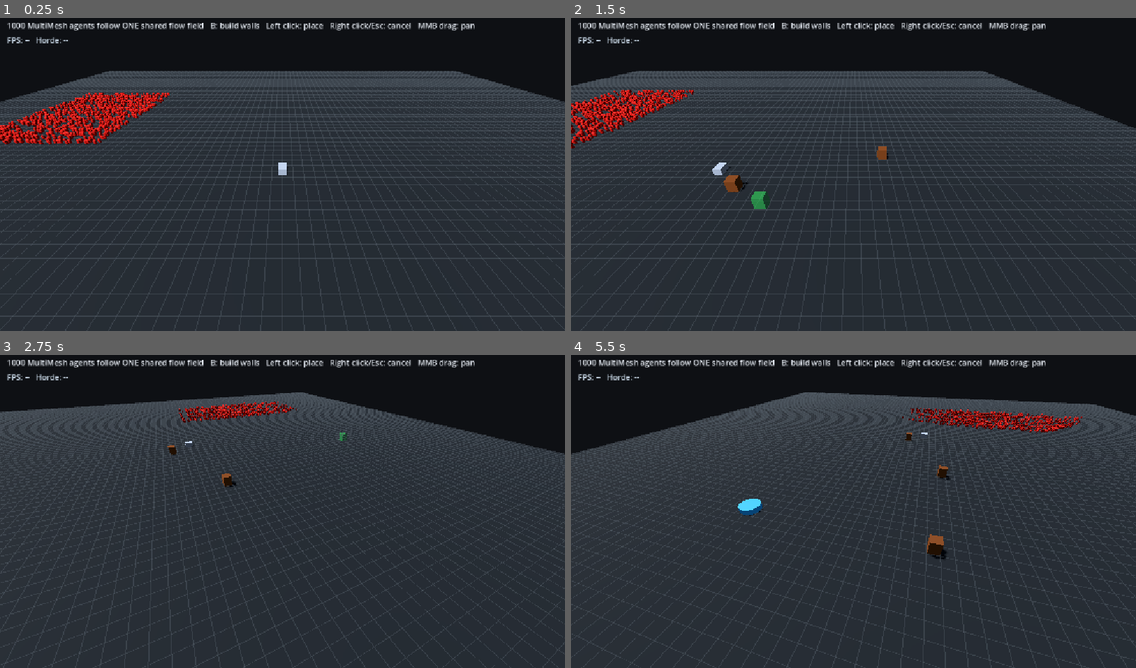
Above: before the commit, frames 1-4 (two rows, left to right).
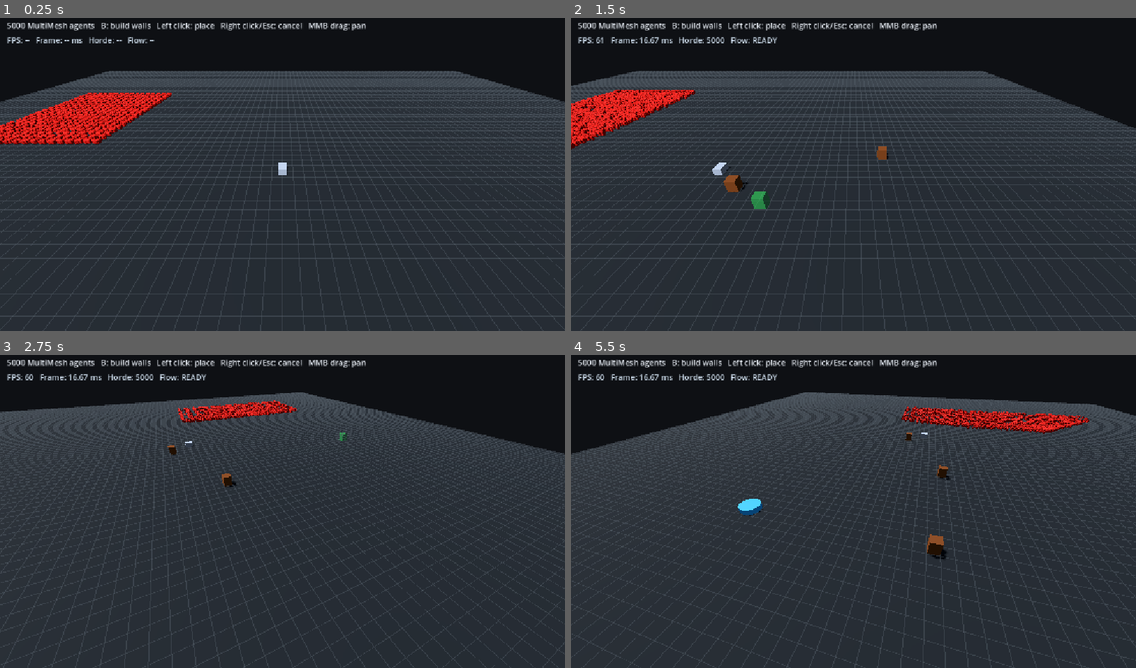
Above: after the commit, the same moments.

Repository: CaptainTiki/HordeLab
Game: Godot game, scene res://scenes/main.tscn
Same seed, same stepped clock (60 frames per second), same inputs: the game is played once before the commit and once after it.
Inputs (mouse positions are in pixels of both pictures, inside the frame that each line leads up to):
- Up to frame 1 (0.25 s): no input
- Up to frame 2 (1.5 s): tap Enter at 0.5 s; move the mouse to (977, 155) at 0.52 s; hold D 0.53-1.25 s; tap B at 0.6 s; click (977, 155) at 0.67 s; drag from (740, 187) to (825, 237) at 1.27 s
- Up to frame 3 (2.75 s): move the mouse to (339, 439) at 2.02 s; hold D from 2.03 s (still down); hold Q from 2.03 s (still down)
- Up to frame 4 (5.5 s): release D at 2.75 s; release Q at 2.75 s; drag from (825, 574) to (684, 461) at 2.77 s; move the mouse to (1023, 558) at 3.52 s; hold A 3.53-4.25 s; tap B at 3.6 s; drag from (684, 461) to (768, 430) at 4.27 s; move the mouse to (881, 508) at 5.02 s; hold S from 5.03 s (still down); hold Q from 5.03 s (still down); click (881, 508) at 5.17 s

The runs differ from the first frame. In frame 1, 3.0% of the frame differs, in the area x 0-84%, y 1-41%; in frame 2, 2.8%; in frame 3, 1.9%; in frame 4, 2.6%.
Error before the commit: Invalid access to property or key 'rebuild_in_progress' on a base object of type 'Nil'. (res://scripts/debug_hud.gd:25)

Commit message:
Scale horde benchmark to 5000 agents

Diff:
--- a/scenes/main.tscn
+++ b/scenes/main.tscn
@@ -108,7 +108,7 @@
 script = ExtResource("7_horde")
 grid_path = NodePath("../BattlefieldGrid")
 flow_field_path = NodePath("../FlowField")
-agent_count = 1000
+agent_count = 5000
 
 [node name="RTSCamera" type="Node3D" parent="."]
 script = ExtResource("1_camera")
@@ -139,19 +139,20 @@
 [node name="Instructions" type="Label" parent="HUD"]
 offset_left = 14.0
 offset_top = 12.0
-offset_right = 900.0
+offset_right = 1000.0
 offset_bottom = 52.0
 theme_override_colors/font_color = Color(0.9, 0.92, 0.95, 1)
 theme_override_font_sizes/font_size = 16
-text = "1000 MultiMesh agents follow ONE shared flow field   B: build walls   Left click: place   Right click/Esc: cancel   MMB drag: pan"
+text = "5000 MultiMesh agents   B: build walls   Left click: place   Right click/Esc: cancel   MMB drag: pan"
 
 [node name="DebugStats" type="Label" parent="HUD"]
 offset_left = 14.0
 offset_top = 42.0
-offset_right = 340.0
+offset_right = 620.0
 offset_bottom = 72.0
 theme_override_colors/font_color = Color(0.82, 0.88, 0.94, 1)
 theme_override_font_sizes/font_size = 16
-text = "FPS: --   Horde: --"
+text = "FPS: --   Frame: -- ms   Horde: --   Flow: --"
 script = ExtResource("8_debug")
 horde_path = NodePath("../../HordeSimulation")
+flow_field_path = NodePath("../../FlowField")
